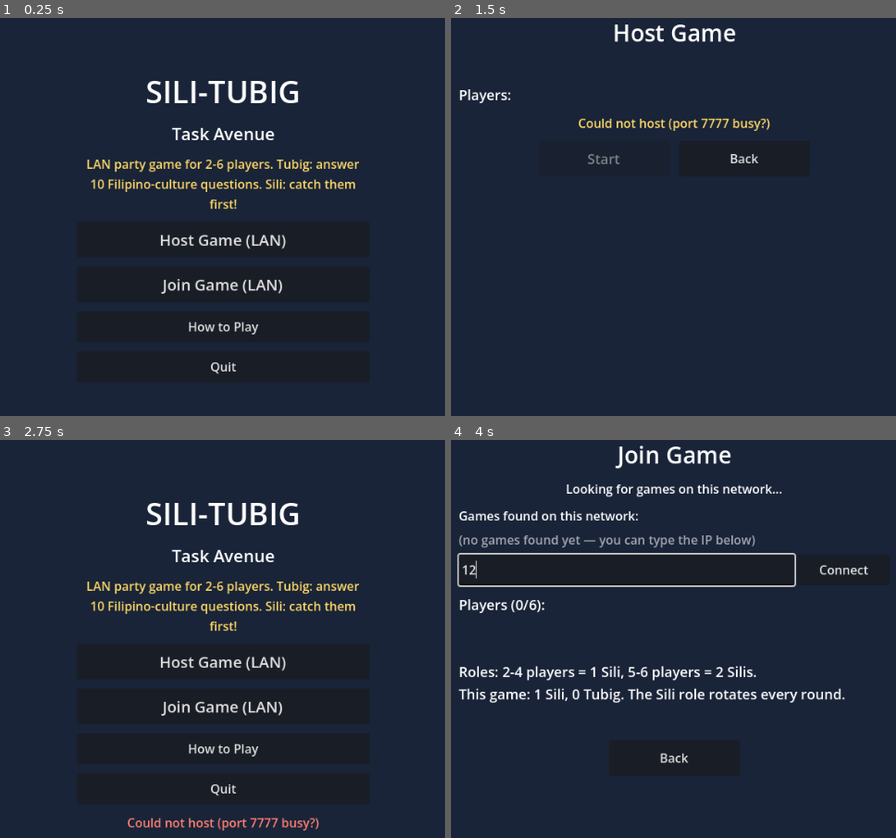
Above: before the commit, frames 1-4 (two rows, left to right).
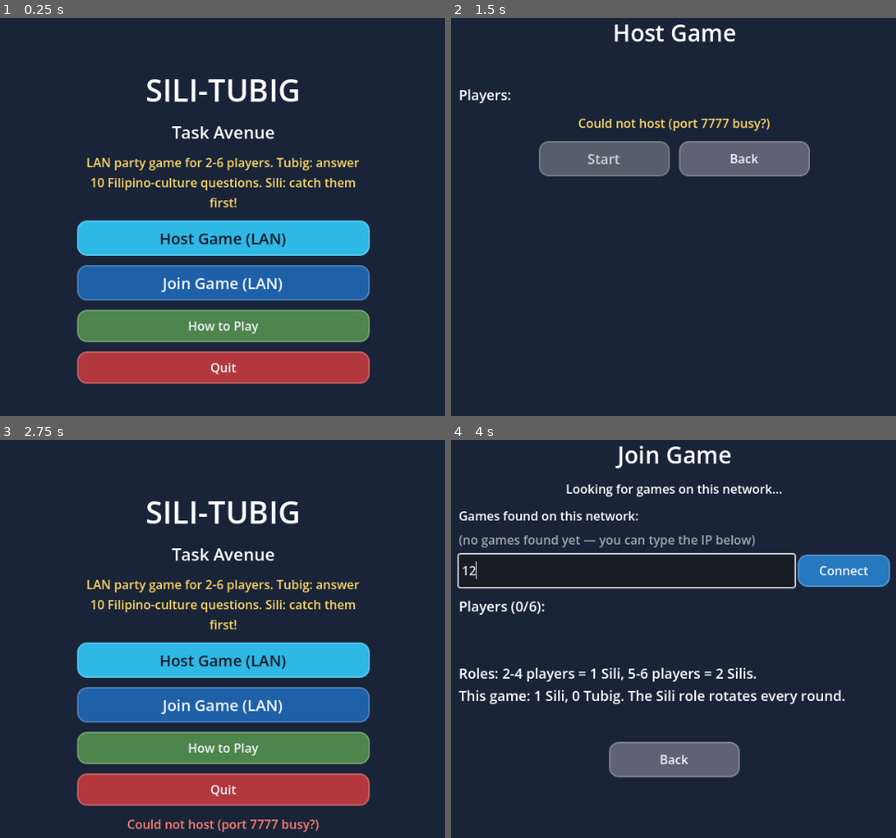
Above: after the commit, the same moments.

Repository: stfcrz11/CEREZO_SiliTubigClash_TaskAvenue
Game: Godot game, scene res://scenes/title_screen.tscn
Same seed, same stepped clock (60 frames per second), same inputs: the game is played once before the commit and once after it.
Inputs (mouse positions are in pixels of both pictures, inside the frame that each line leads up to):
- Up to frame 1 (0.25 s): no input
- Up to frame 2 (1.5 s): tap Enter at 0.5 s; hold D (move_right) 0.53-1.25 s; hold Shift (sprint) 0.53-1.25 s; tap Space at 0.77 s; click "Host Game (LAN)" at 1.25 s
- Up to frame 3 (2.75 s): click "Back" at 2 s
- Up to frame 4 (4 s): click "Join Game (LAN)" at 2.75 s; click (624, 571) at 3.52 s; type "12" at 3.6 s

The runs differ from the first frame. In frame 1, 25% of the frame differs, in the area x 17-84%, y 15-93%; in frame 2, 5.1%; in frame 3, 26%, in the area x 17-84%, y 15-99%; in frame 4, 7.3%.

Commit message:
Add assets folder and edits in timer and button designs

Diff:
--- a/scenes/lobby.gd
+++ b/scenes/lobby.gd
@@ -15,8 +15,13 @@
 var hosting: bool = false
 
 
+const ButtonStyle := preload("res://scenes/ui_button_style.gd")
+
 func _ready() -> void:
 	hosting = GameState.lobby_mode == "host"
+	ButtonStyle.style_primary(start_button, Color(0.2, 0.72, 0.9))
+	ButtonStyle.style_secondary($VBox/Buttons/BackButton, Color(0.38, 0.38, 0.46))
+	ButtonStyle.style_secondary($VBox/JoinBox/IpRow/ConnectButton, Color(0.15, 0.47, 0.75))
 	$VBox/Buttons/BackButton.pressed.connect(_on_back)
 	start_button.pressed.connect(func(): Network.start_game())
 	$VBox/JoinBox/IpRow/ConnectButton.pressed.connect(func(): _connect_to(ip_edit.text))
@@ -80,6 +85,7 @@
 		var b := Button.new()
 		b.text = "Join %s   (%d/%d players)" % [ip, Network.found_hosts[ip]["players"], Network.MAX_PLAYERS]
 		b.custom_minimum_size = Vector2(0, 40)
+		ButtonStyle.style_secondary(b, Color(0.18, 0.52, 0.78))
 		b.pressed.connect(_connect_to.bind(ip))
 		found_list.add_child(b)
 
--- a/scenes/maze_game.gd
+++ b/scenes/maze_game.gd
@@ -13,6 +13,7 @@
 const QuestionBank := preload("res://data/questions.gd")
 const PLAYER_SCENE := preload("res://scenes/player.tscn")
 const SCROLL_SCENE := preload("res://scenes/question_scroll.tscn")
+const ButtonStyle := preload("res://scenes/ui_button_style.gd")
 
 ## Maze layout. # = wall, . = floor, P = Tubig starts (up to 4), S = Sili starts (up to 2).
 ## Edit this to change the maze (keep it 23 x 15 to fit the screen).
@@ -92,6 +93,8 @@
 	quiz_panel.choice_made.connect(_on_local_choice)
 	play_again_button.pressed.connect(_on_play_again)
 	menu_button.pressed.connect(_on_leave)
+	ButtonStyle.style_primary(play_again_button, Color(0.21, 0.69, 0.9))
+	ButtonStyle.style_secondary(menu_button, Color(0.38, 0.38, 0.46))
 	end_panel.visible = false
 	pause_label.visible = false
 	warning_label.text = ""
@@ -505,10 +508,17 @@
 	_update_hud()
 
 
+func _format_time(seconds: float) -> String:
+	var total_seconds := int(max(seconds, 0.0))
+	var minutes := total_seconds / 60
+	var secs := total_seconds % 60
+	return "%d:%02d" % [minutes, secs]
+
+
 func _host_end(team_won: bool, title: String) -> void:
 	round_timer.stop()
-	var stats := "Correct answers: %d / %d\nScrolls opened: %d\nTime left: %d s" % \
-		[correct_answers, questions_to_win, questions_asked, int(max(time_left, 0))]
+	var stats := "Correct answers: %d / %d\nScrolls opened: %d\nTime left: %s" % \
+		[correct_answers, questions_to_win, questions_asked, _format_time(time_left)]
 	_end_round.rpc(team_won, title, stats)
 
 
@@ -555,7 +565,7 @@
 
 func _update_hud() -> void:
 	score_label.text = "Questions: %d / %d" % [correct_answers, questions_to_win]
-	timer_label.text = "Time: %d" % int(max(time_left, 0))
+	timer_label.text = "Time: %s" % _format_time(time_left)
 
 
 # ================================================================ pause
--- a/scenes/player.gd
+++ b/scenes/player.gd
@@ -72,6 +72,7 @@
 
 func _physics_process(delta: float) -> void:
 	var playing := GameState.round_state == GameState.RoundState.PLAYING
+	var question_lock := GameState.round_state == GameState.RoundState.QUESTION and is_tubig()
 	if playing:
 		if frozen:
 			frozen_time += delta
@@ -84,7 +85,7 @@
 		global_position = global_position.lerp(_net_target, min(1.0, delta * 15.0))
 		return
 
-	if not playing or frozen:
+	if not playing or frozen or question_lock:
 		velocity = Vector2.ZERO
 	else:
 		var input_vector := Input.get_vector("move_left", "move_right", "move_up", "move_down")
--- a/scenes/quiz_panel.gd
+++ b/scenes/quiz_panel.gd
@@ -5,6 +5,8 @@
 ## answer is right and tells every device (maze_game.gd).
 
 signal choice_made(position: int)   # -1 = ran out of time
+
+const ButtonStyle := preload("res://scenes/ui_button_style.gd")
 
 @export var answer_time: float = 15.0
 
@@ -26,6 +28,7 @@
 func _ready() -> void:
 	visible = false
 	for i in choice_buttons.size():
+		ButtonStyle.style_choice(choice_buttons[i], Color(0.23, 0.69, 0.96))
 		choice_buttons[i].pressed.connect(_pick.bind(i))
 
 
@@ -43,7 +46,7 @@
 	feedback_label.text = "" if answerer_is_me else "%s is answering... help them!" % answerer_name
 	time_left = answer_time
 	waiting = true
-	visible = true
+	visible = answerer_is_me
 
 
 func _process(delta: float) -> void:
--- a/scenes/title_screen.gd
+++ b/scenes/title_screen.gd
@@ -2,7 +2,14 @@
 ## Title screen: Host Game / Join Game (LAN), How to Play, Quit.
 
 
+const ButtonStyle := preload("res://scenes/ui_button_style.gd")
+
 func _ready() -> void:
+	ButtonStyle.style_primary($Menu/HostButton, Color(0.18, 0.72, 0.9))
+	ButtonStyle.style_secondary($Menu/JoinButton, Color(0.12, 0.38, 0.66))
+	ButtonStyle.style_secondary($Menu/HowToButton, Color(0.3, 0.52, 0.3))
+	ButtonStyle.style_secondary($Menu/QuitButton, Color(0.7, 0.22, 0.24))
+	ButtonStyle.style_secondary($HowToPanel/Margin/VBox/CloseButton, Color(0.38, 0.38, 0.46))
 	$Menu/HostButton.pressed.connect(_open_lobby.bind("host"))
 	$Menu/JoinButton.pressed.connect(_open_lobby.bind("join"))
 	$Menu/HowToButton.pressed.connect(func(): $HowToPanel.visible = true)
--- /dev/null
+++ b/scenes/ui_button_style.gd
@@ -0,0 +1,62 @@
+extends RefCounted
+
+static func style_primary(button: Button, accent: Color = Color(0.18, 0.68, 0.9), text_color: Color = Color(0.07, 0.1, 0.15)) -> void:
+	var normal := StyleBoxFlat.new()
+	normal.bg_color = accent
+	normal.border_color = accent.lightened(0.2)
+	normal.set_border_width_all(2)
+	normal.set_corner_radius_all(12)
+	normal.content_margin_left = 18
+	normal.content_margin_right = 18
+	normal.content_margin_top = 8
+	normal.content_margin_bottom = 8
+
+	var hover := StyleBoxFlat.new()
+	hover.bg_color = accent.lightened(0.18)
+	hover.border_color = accent.lightened(0.32)
+	hover.set_border_width_all(2)
+	hover.set_corner_radius_all(12)
+	hover.content_margin_left = 18
+	hover.content_margin_right = 18
+	hover.content_margin_top = 8
+	hover.content_margin_bottom = 8
+
+	var pressed := StyleBoxFlat.new()
+	pressed.bg_color = accent.darkened(0.2)
+	pressed.border_color = accent.darkened(0.12)
+	pressed.set_border_width_all(2)
+	pressed.set_corner_radius_all(12)
+	pressed.content_margin_left = 18
+	pressed.content_margin_right = 18
+	pressed.content_margin_top = 8
+	pressed.content_margin_bottom = 8
+
+	var disabled := StyleBoxFlat.new()
+	disabled.bg_color = Color(0.34, 0.37, 0.42)
+	disabled.border_color = Color(0.45, 0.48, 0.53)
+	disabled.set_border_width_all(2)
+	disabled.set_corner_radius_all(12)
+	disabled.content_margin_left = 18
+	disabled.content_margin_right = 18
+	disabled.content_margin_top = 8
+	disabled.content_margin_bottom = 8
+
+	button.add_theme_stylebox_override("normal", normal)
+	button.add_theme_stylebox_override("hover", hover)
+	button.add_theme_stylebox_override("pressed", pressed)
+	button.add_theme_stylebox_override("disabled", disabled)
+	button.add_theme_color_override("font_color", text_color)
+	button.add_theme_color_override("font_hover_color", text_color)
+	button.add_theme_color_override("font_pressed_color", text_color)
+	button.add_theme_color_override("font_disabled_color", Color(0.8, 0.82, 0.86))
+	button.custom_minimum_size = Vector2(button.custom_minimum_size.x, maxf(button.custom_minimum_size.y, 42.0))
+	button.flat = false
+
+
+static func style_secondary(button: Button, accent: Color = Color(0.12, 0.39, 0.64), text_color: Color = Color(0.95, 0.96, 0.99)) -> void:
+	style_primary(button, accent, text_color)
+
+
+static func style_choice(button: Button, accent: Color = Color(0.22, 0.62, 0.95)) -> void:
+	style_primary(button, accent, Color(0.05, 0.08, 0.12))
+	button.custom_minimum_size = Vector2(button.custom_minimum_size.x, 40.0)
Not shown, added: assets/README.md
Not shown, added: assets/backgrounds/README.md
Not shown, added: assets/characters/README.md
Not shown, added: assets/ui/README.md
Not shown, added: assets/walls/README.md
